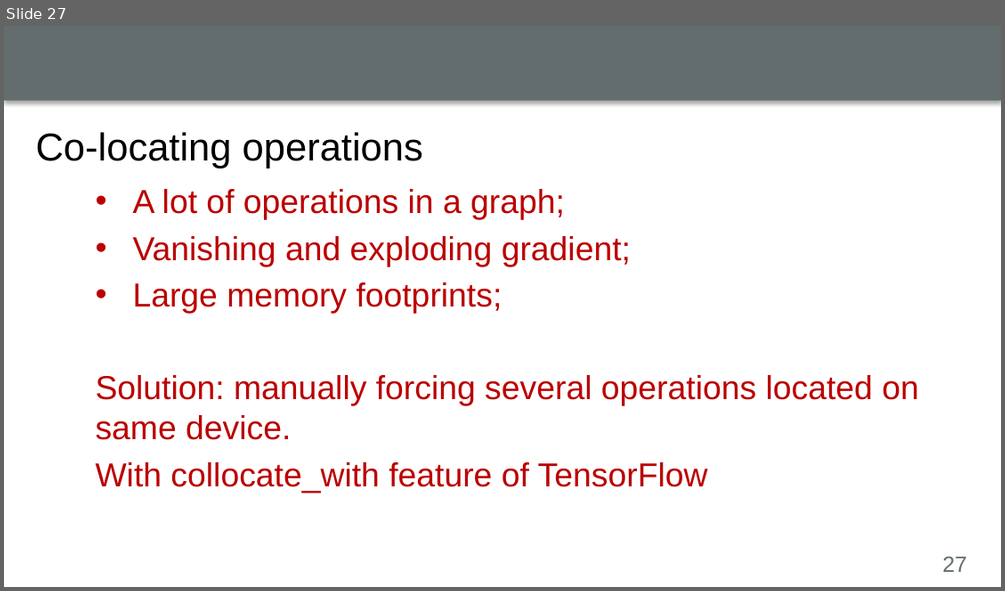
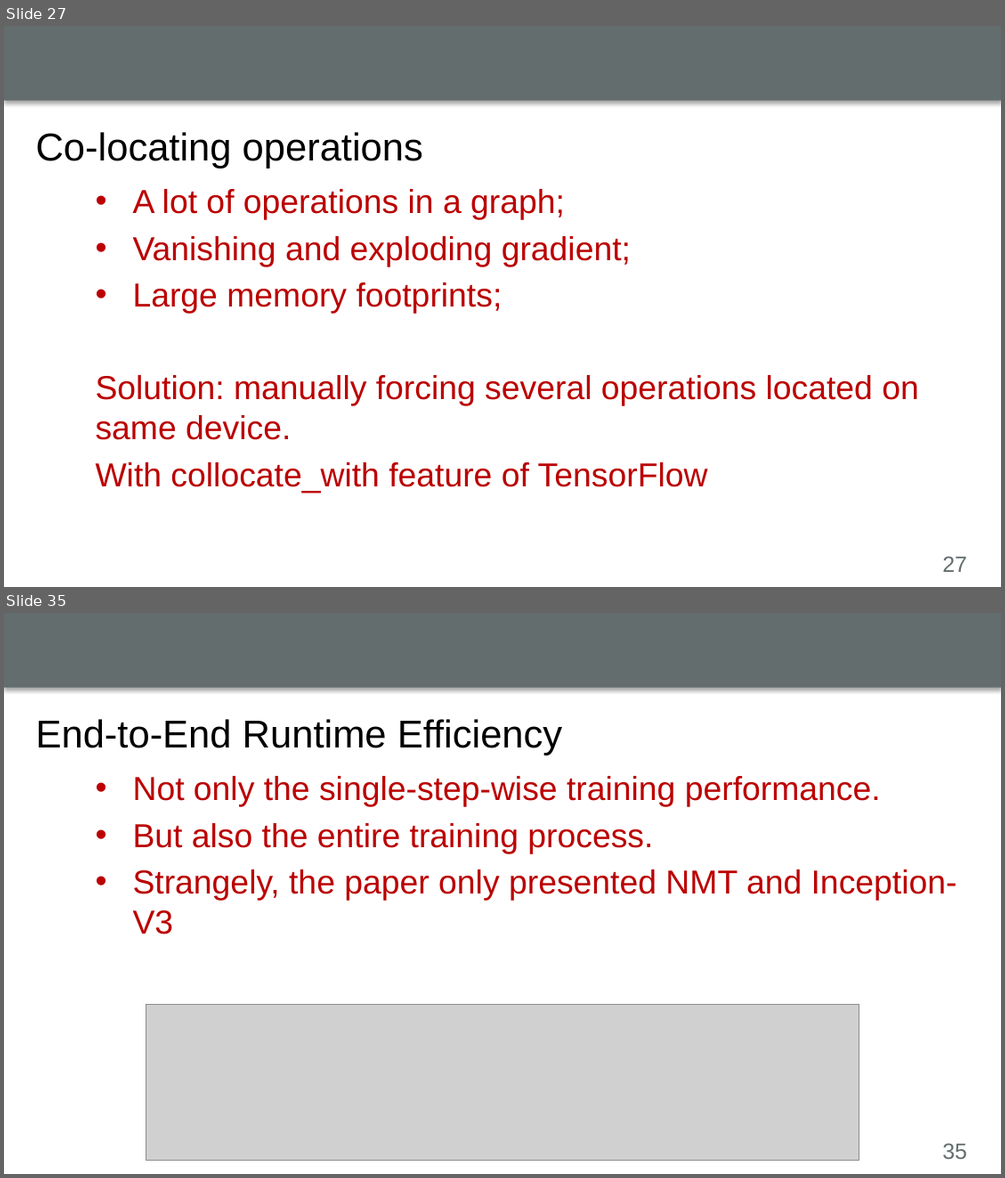
Before and after one commit to luyuliu/CSE-5194, a slide deck: presentation/presentation.pptx. Shown one above the other, each under a label of ours: slide 27 before the commit, slides 27 and 35 after it; the slides between them are not shown. The pictures are 1005x591 and 1005x1178 pixels, drawn with LibreOffice and Linux fonts; fonts in the diff are those of the drawing; grey boxes stand for pictures; background and template pictures are left out. Boxes give left, top, right and bottom in pixels: in the first picture for what was removed or moved away, otherwise in the second. Text is boxed around its words. In the diff, an @@ line names an element or a change of style, - is before the commit and + after.

```diff
--- a/presentation/presentation.pptx
+++ b/presentation/presentation.pptx
@@ slide 35 added at box(4, 613, 1001, 1174), background #FFFFFF; not listed: 2 template elements that a slide beside it also shows @@
@@ title added at box(36, 719, 562, 755), 28 pt, text #000000 @@
+End-to-End Runtime Efficiency
@@ text added at box(86, 763, 983, 1133), outline #FFFFFF 0.75 pt, 24 pt, text #BB0000 @@
+• Not only the single-step-wise training performance.
+• But also the entire training process.
+• Strangely, the paper only presented NMT and Inception-V3
@@ picture added at box(146, 1005, 859, 1160) @@
```
Also in this commit, not shown: 1 slide changed, 27 other slides added, 1 slide removed.
